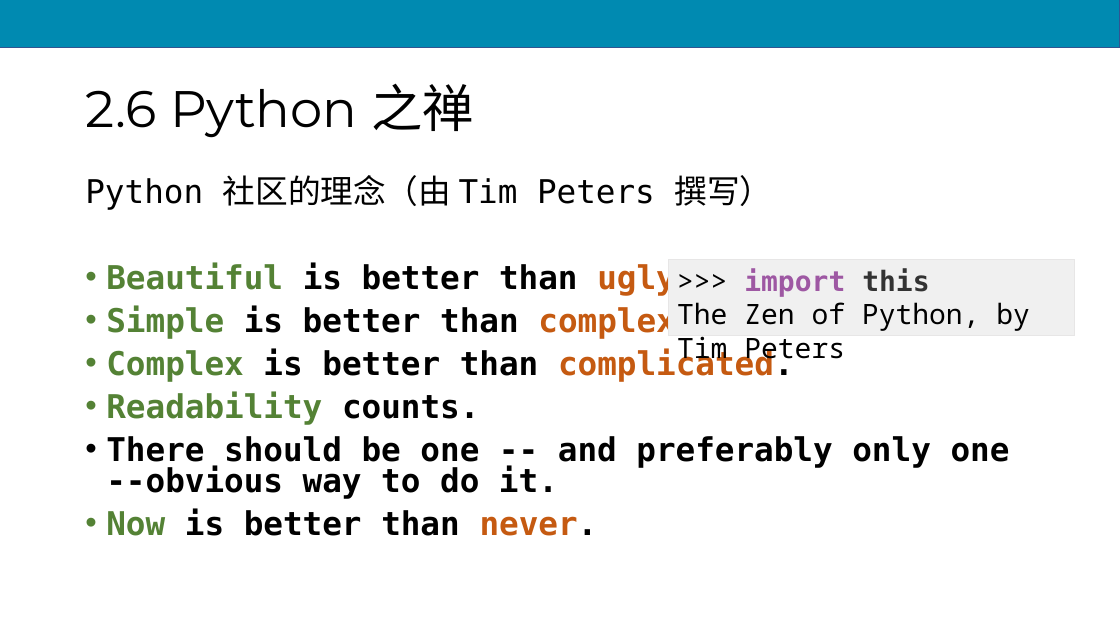
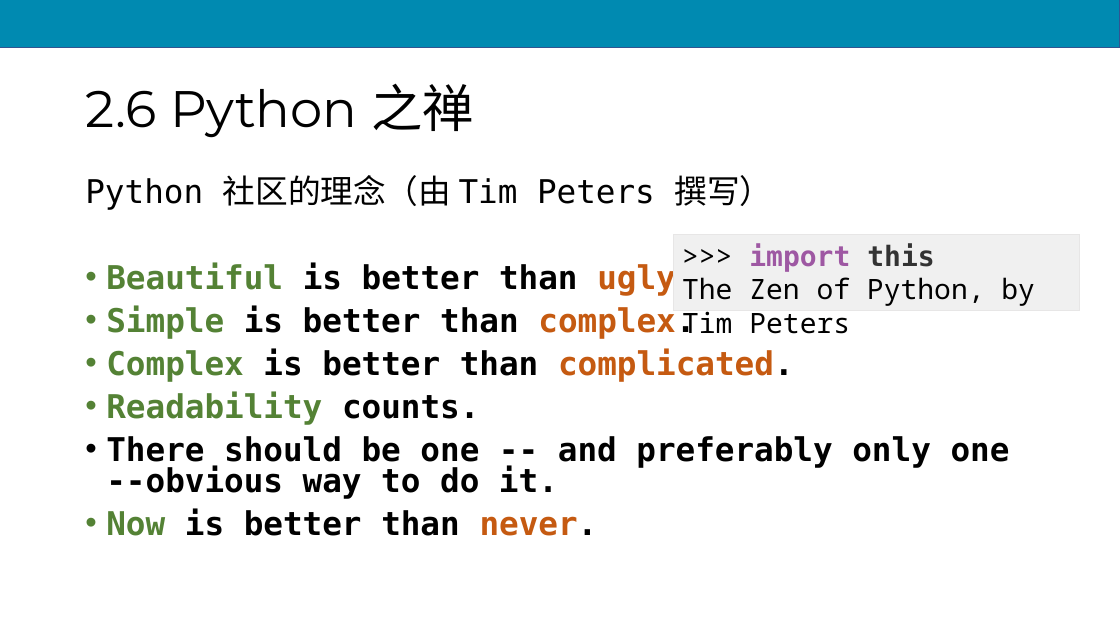
Before and after one commit to scruel/pcc_3e_slides, a slide deck: slide 56 of PPT/python2.pptx. Drawn at 1120x630 pixels with LibreOffice and Linux fonts; fonts in the diff are those of the drawing. Boxes give left, top, right and bottom in pixels: in the first picture for what was removed or moved away, otherwise in the second. Text is boxed around its words. In the diff, an @@ line names an element or a change of style, - is before the commit and + after.

```diff
--- a/PPT/python2.pptx
+++ b/PPT/python2.pptx
@@ rectangle ">>> import this": place and size @@
-rectangle ">>> import this" at bbox=[669, 259, 1075, 335]
+rectangle ">>> import this" at bbox=[674, 234, 1080, 311]
```
Also in this commit, not shown: 10 other slides changed, 5 other files.
